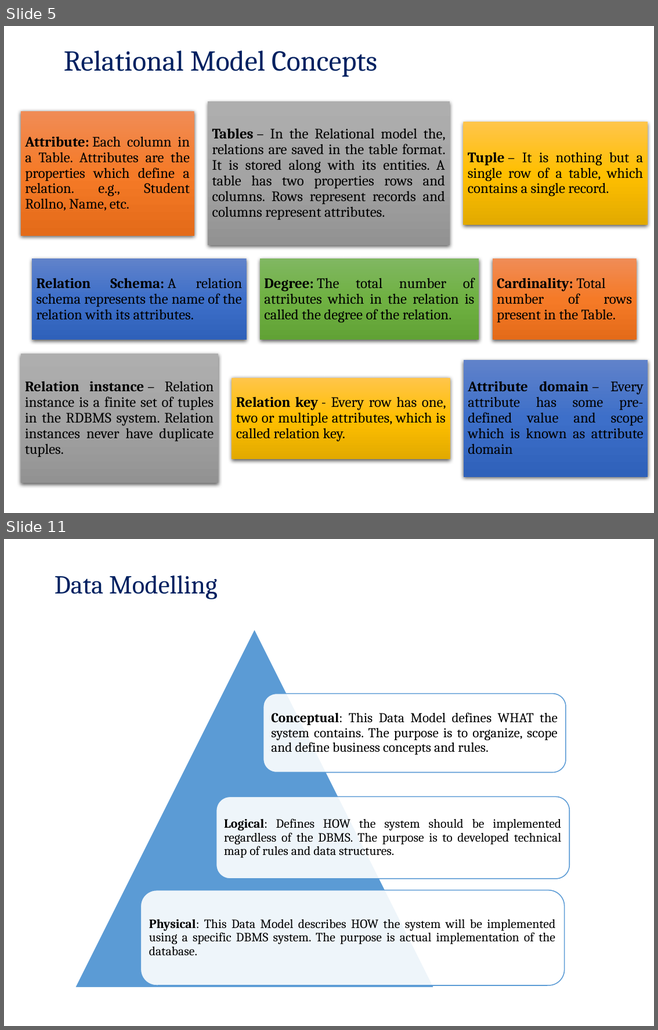
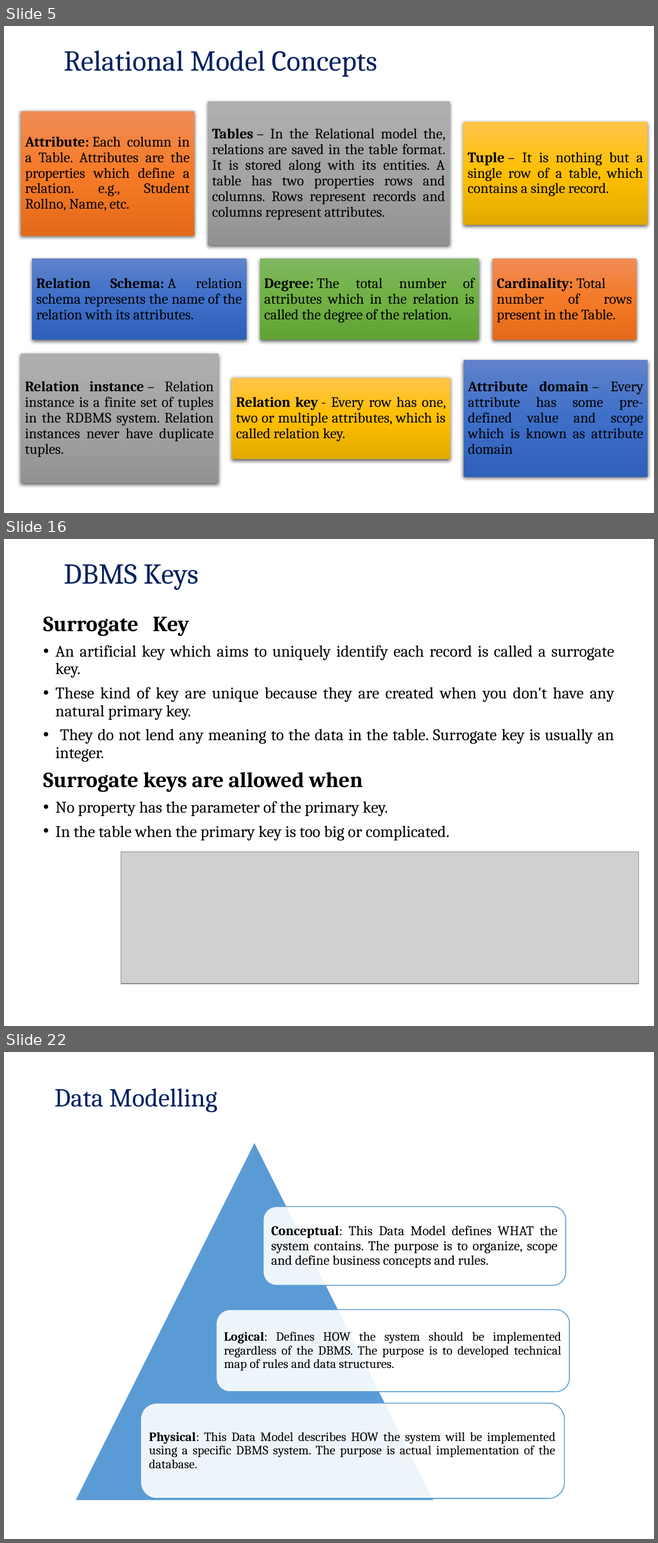
Before and after one commit to pankajfri/Training-Materials, a slide deck: Advanced Web Technologies/Database Concepts/Session2.pptx. Shown one above the other, each under a label of ours: slides 5 and 11 before the commit, slides 5, 16 and 22 after it; the slides between them are not shown. The pictures are 658x1030 and 658x1543 pixels, drawn with LibreOffice and Linux fonts; fonts in the diff are those of the drawing; grey boxes stand for pictures; background and template pictures are left out. Boxes give left, top, right and bottom in pixels: in the first picture for what was removed or moved away, otherwise in the second. Text is boxed around its words. In the diff, an @@ line names an element or a change of style, - is before the commit and + after.

Commit message:
dbms session 2

```diff
--- a/Advanced Web Technologies/Database Concepts/Session2.pptx
+++ b/Advanced Web Technologies/Database Concepts/Session2.pptx
@@ slide 16 added at [4, 539, 654, 1026], background picture (left out) @@
@@ title added at [64, 564, 198, 590], 32 pt, text #002060 @@
+DBMS Keys
@@ text added at [43, 616, 614, 841], 18 pt, text #000000 @@
+Surrogate Key
+• An artificial key which aims to uniquely identify each record is called a surrogate key.
+• These kind of key are unique because they are created when you don't have any natural primary key.
+• They do not lend any meaning to the data in the table. Surrogate key is usually an integer.
+Surrogate keys are allowed when
+• No property has the parameter of the primary key.
+• In the table when the primary key is too big or complicated.
@@ picture added at [121, 852, 638, 984] @@
@@ what was slide 11 is now slide 22 @@
```
Also in this commit, not shown: 4 slides changed, 12 other slides added, 2 slides removed, 9 other files.
